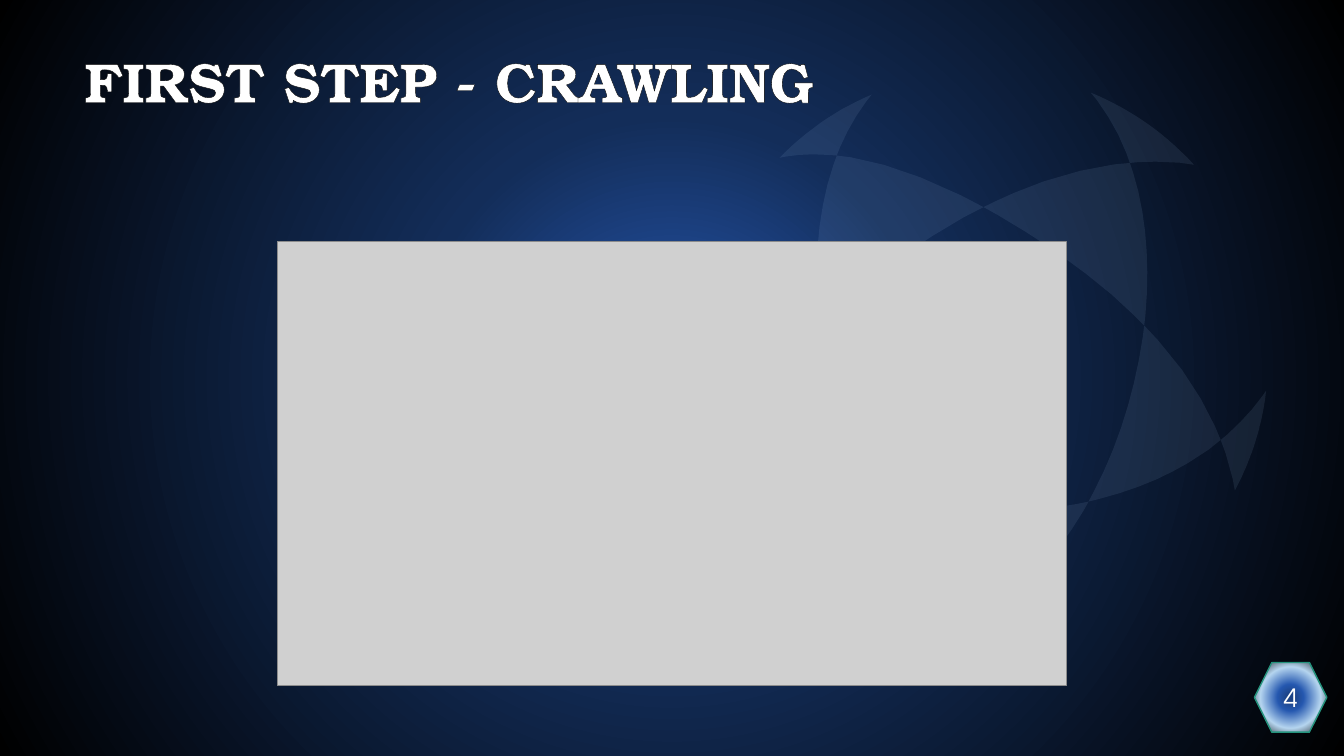
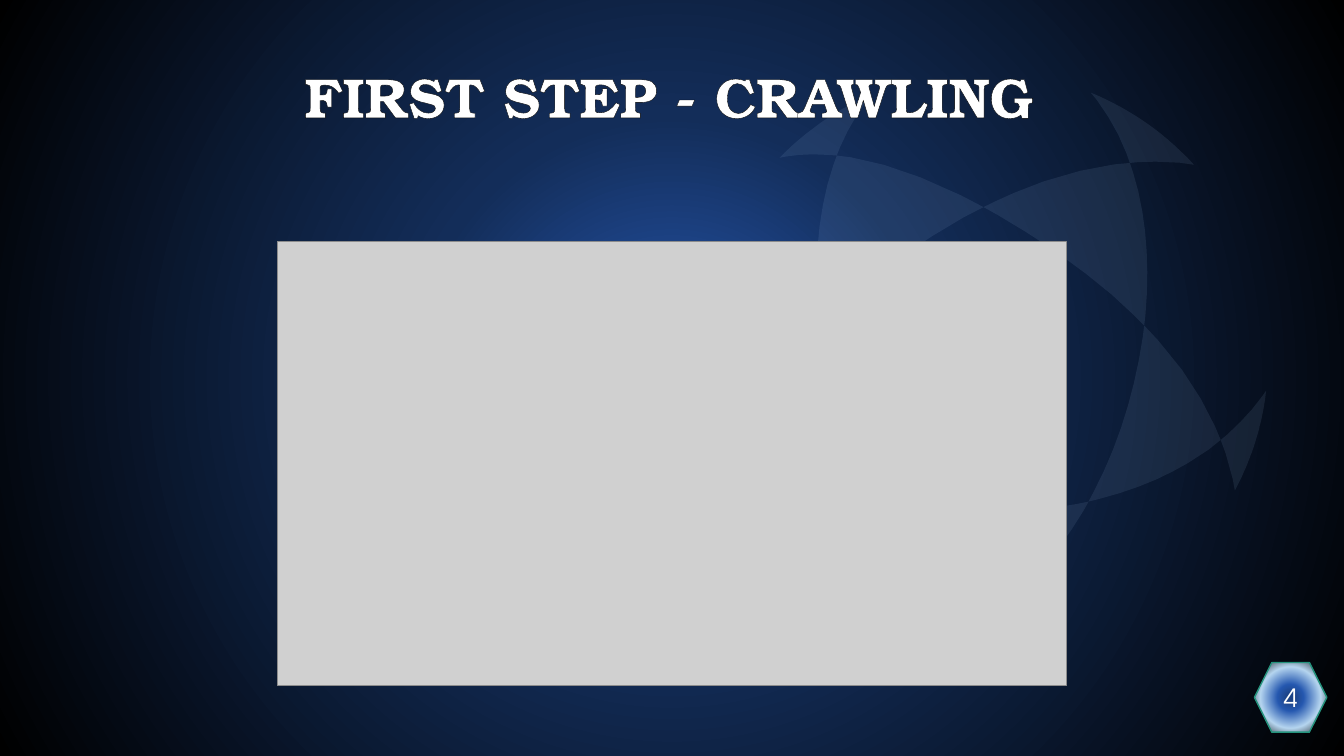
Before and after one commit to Dudi-kreis/Data-science-project, a slide deck: slide 4 of Project Presentation.pptx. Drawn at 1344x756 pixels with LibreOffice and Linux fonts; fonts in the diff are those of the drawing; grey boxes stand for pictures. Boxes give left, top, right and bottom in pixels: in the first picture for what was removed or moved away, otherwise in the second. Text is boxed around its words. In the diff, an @@ line names an element or a change of style, - is before the commit and + after.

```diff
--- a/Project Presentation.pptx
+++ b/Project Presentation.pptx
@@ title "FIRST STEP - CRAWLING": place and size @@
-title "FIRST STEP - CRAWLING" at <box>84,63,813,103</box>
+title "FIRST STEP - CRAWLING" at <box>304,79,1033,119</box>
@@ title "FIRST STEP - CRAWLING" at <box>304,79,1033,119</box>: alignment left to centre @@
```
Also in this commit, not shown: 18 other slides changed, 3 slides added, 1 other file.
